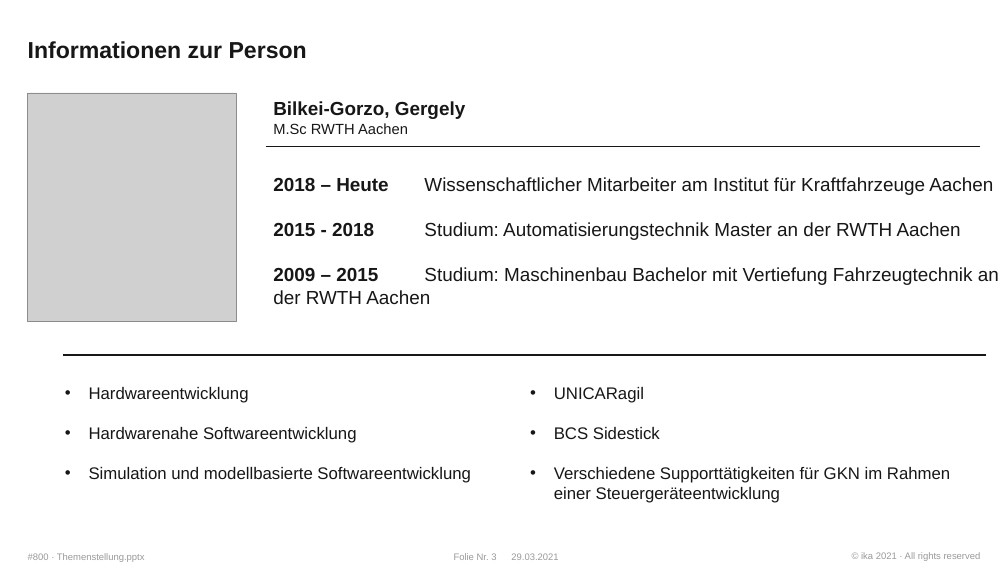
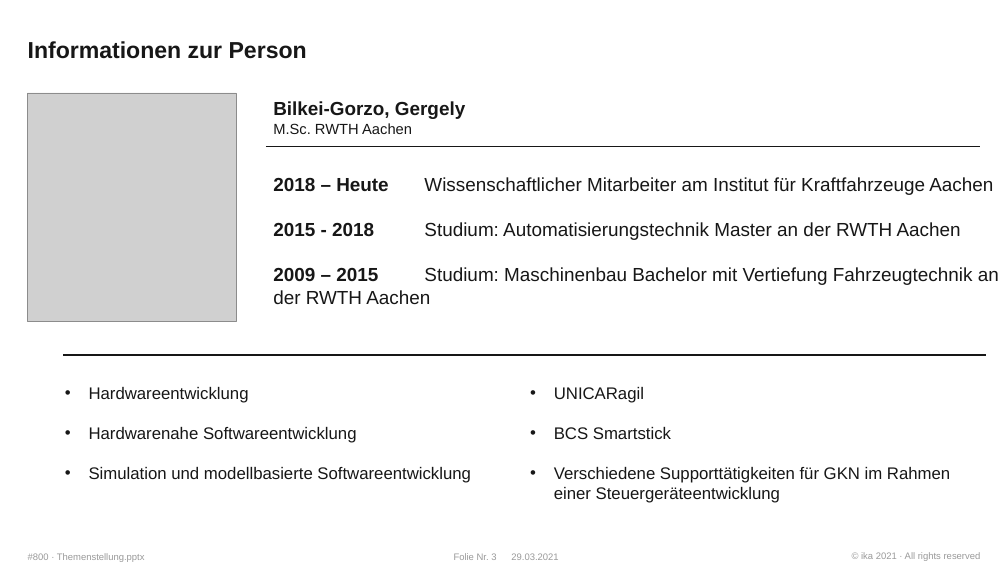
Before and after one commit to WhR4Ven/Diss_Dokument, a slide deck: slide 3 of Themenstellung.pptx. Drawn at 1008x567 pixels with LibreOffice and Linux fonts; fonts in the diff are those of the drawing; grey boxes stand for pictures; background and template pictures are left out. Boxes give left, top, right and bottom in pixels: in the first picture for what was removed or moved away, otherwise in the second. Text is boxed around its words. In the diff, an @@ line names an element or a change of style, - is before the commit and + after.

```diff
--- a/Themenstellung.pptx
+++ b/Themenstellung.pptx
@@ text at (273, 123, 412, 134): text changed @@
-M.Sc RWTH Aachen
+M.Sc. RWTH Aachen
@@ text at (554, 427, 671, 439): text changed @@
-• BCS Sidestick
+• BCS Smartstick
```
Also in this commit, not shown: 4 other slides changed, 1 slide added.
